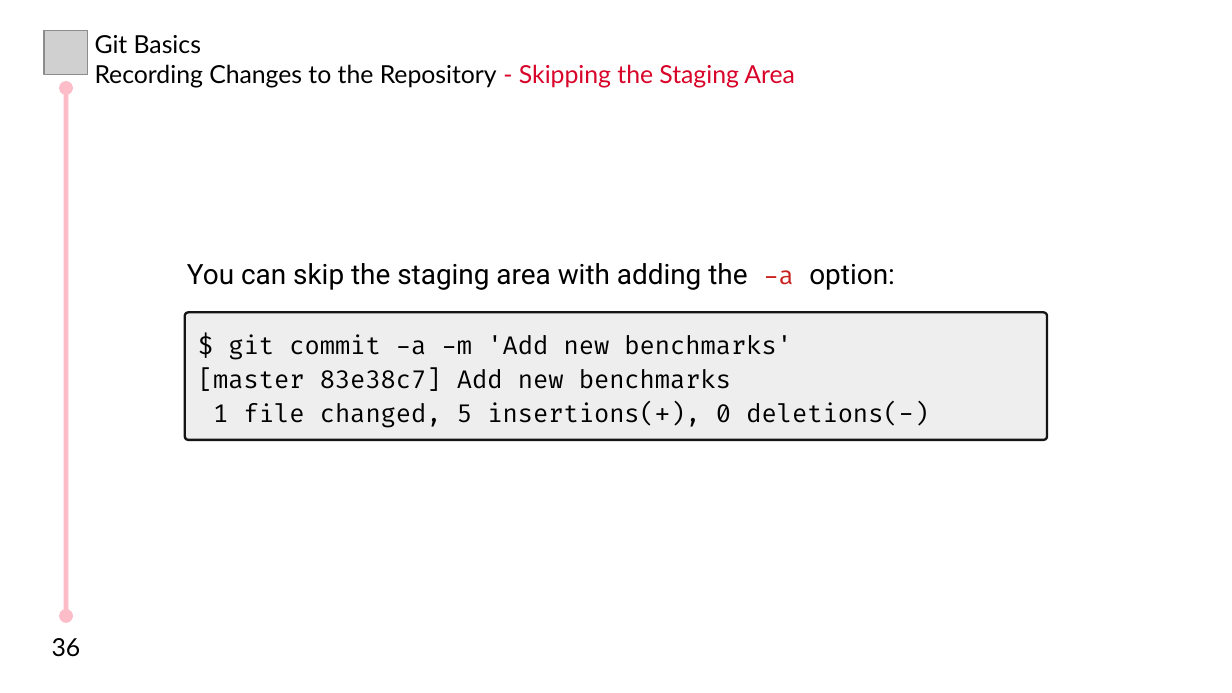
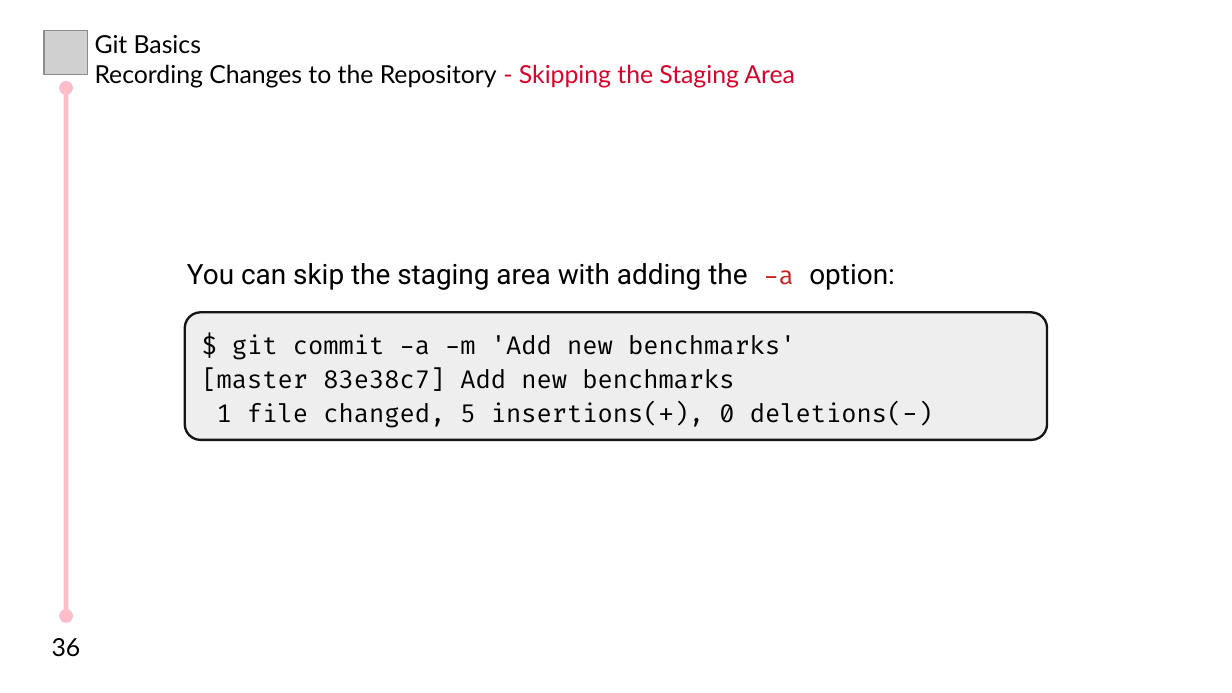
Before and after one commit to MHBahrampour/git-presentation-files, a slide deck: slide 36 of Chapter 2/Chapter 2.odp. Drawn at 1232x693 pixels with LibreOffice and Linux fonts; fonts in the diff are those of the drawing; grey boxes stand for pictures. Boxes give left, top, right and bottom in pixels: in the first picture for what was removed or moved away, otherwise in the second. Text is boxed around its words. In the diff, an @@ line names an element or a change of style, - is before the commit and + after.

```diff
--- a/Chapter 2/Chapter 2.odp
+++ b/Chapter 2/Chapter 2.odp
@@ rounded rectangle "$ git commit -a -m ..." at (x1=184, y1=313, x2=1048, y2=440): proportions changed @@
```
Also in this commit, not shown: 20 slides added.
